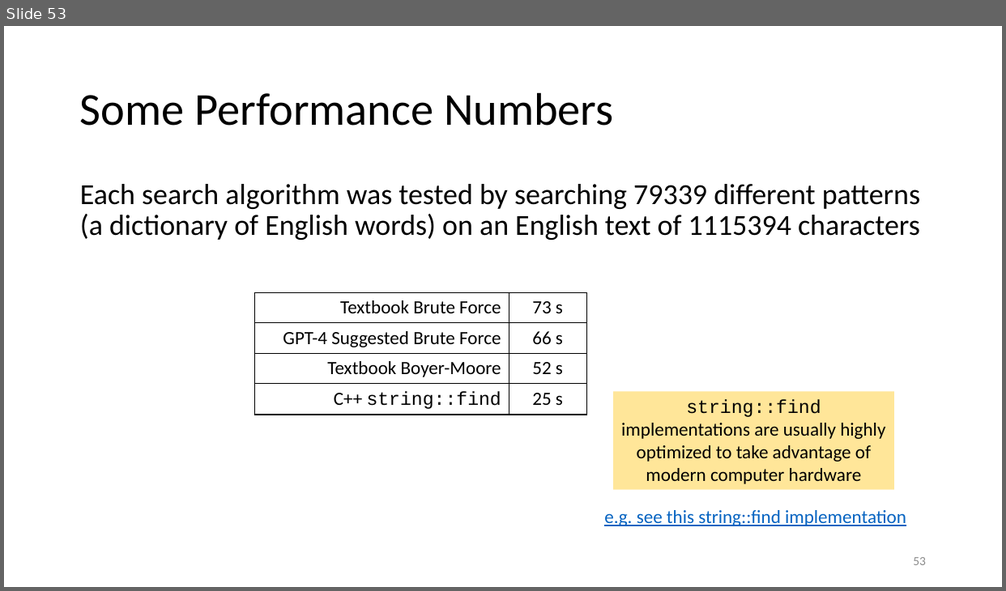
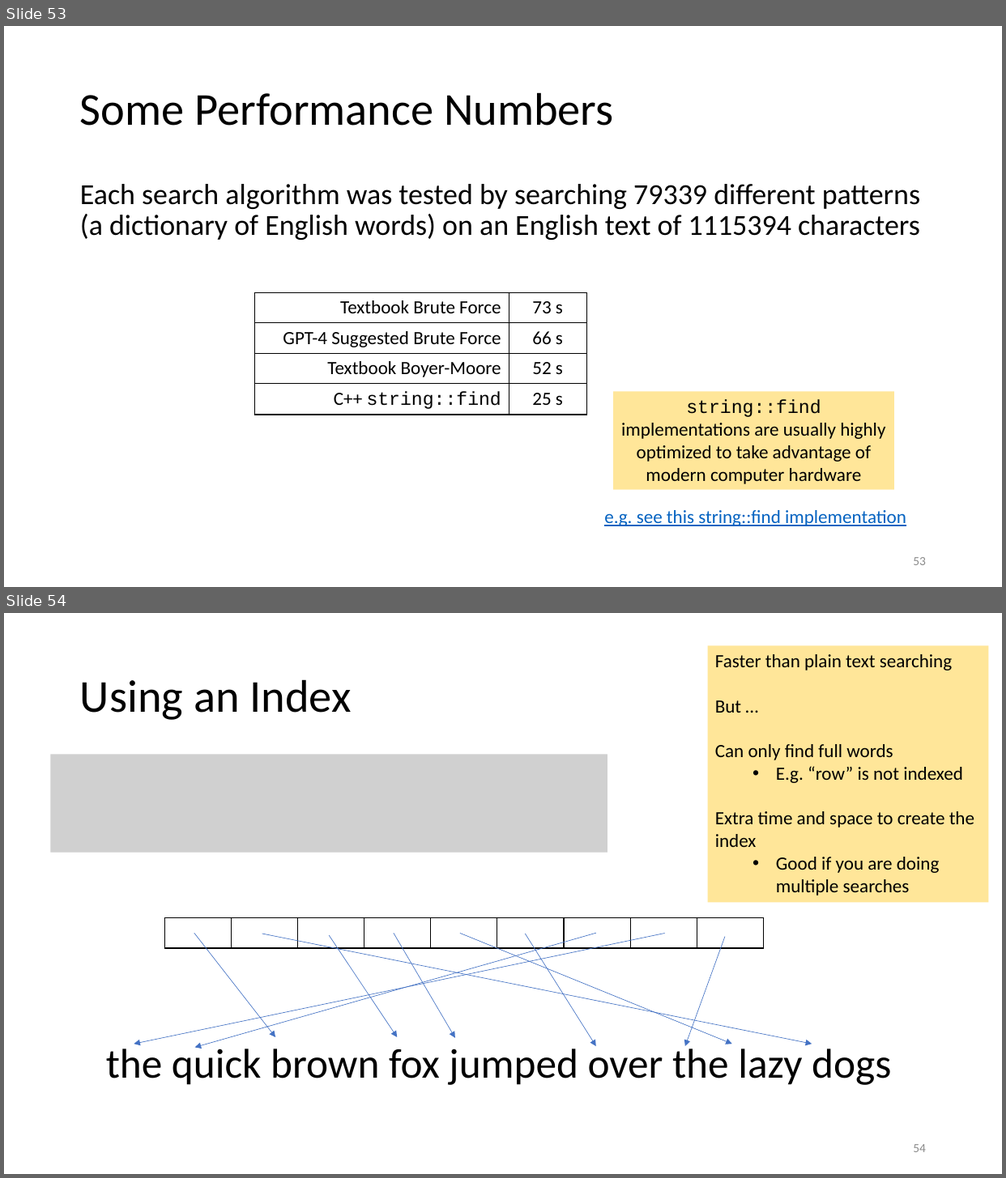
Before and after one commit to tjd1234/cmpt225summer2023, a slide deck: lecture_notes/week12/week12_strings.pptx. Shown one above the other, each under a label of ours: slide 53 before the commit, slides 53 and 54 after it. The pictures are 1006x591 and 1006x1178 pixels, drawn with LibreOffice and Linux fonts; fonts in the diff are those of the drawing; grey boxes stand for pictures. Boxes give left, top, right and bottom in pixels: in the first picture for what was removed or moved away, otherwise in the second. Text is boxed around its words. In the diff, an @@ line names an element or a change of style, - is before the commit and + after.

```diff
--- a/lecture_notes/week12/week12_strings.pptx
+++ b/lecture_notes/week12/week12_strings.pptx
@@ slide 54 added at (x1=4, y1=613, x2=1002, y2=1174), background #FFFFFF @@
@@ rectangle added at (x1=708, y1=646, x2=988, y2=903), fill #FFE699, 18 pt, text #000000 @@
+Faster than plain text searching
+But …
+Can only find full words
+  • E.g. “row” is not indexed
+Extra time and space to create the index
+  • Good if you are doing multiple searches
@@ title added at (x1=80, y1=679, x2=351, y2=720), 44 pt, text #000000 @@
+Using an Index
@@ picture added at (x1=50, y1=755, x2=607, y2=853) @@
@@ table added at (x1=165, y1=918, x2=765, y2=948), 1 rows, 9 columns @@
+ |  |  |  |  |  |  |  | 
@@ arrow added from (665, 934) to (134, 1044), #4472C4 0.5 pt @@
@@ arrow added from (194, 934) to (275, 1037), #4472C4 0.5 pt @@
@@ arrow added from (596, 934) to (195, 1048), #4472C4 0.5 pt @@
@@ arrow added from (262, 934) to (812, 1044), #4472C4 0.5 pt @@
@@ arrow added from (329, 935) to (397, 1037), #4472C4 0.5 pt @@
@@ arrow added from (394, 934) to (455, 1038), #4472C4 0.5 pt @@
@@ arrow added from (460, 934) to (732, 1044), #4472C4 0.5 pt @@
@@ arrow added from (525, 934) to (596, 1046), #4472C4 0.5 pt @@
@@ arrow added from (725, 936) to (685, 1046), #4472C4 0.5 pt @@
@@ text added at (x1=106, y1=1044, x2=891, y2=1085), 40 pt, text #000000 @@
+the quick brown fox jumped over the lazy dogs
@@ page number added at (x1=913, y1=1144, x2=926, y2=1152), 12 pt, text #8C8C8C @@
+54
```
Also in this commit, not shown: 13 slides changed, 1 other file.
